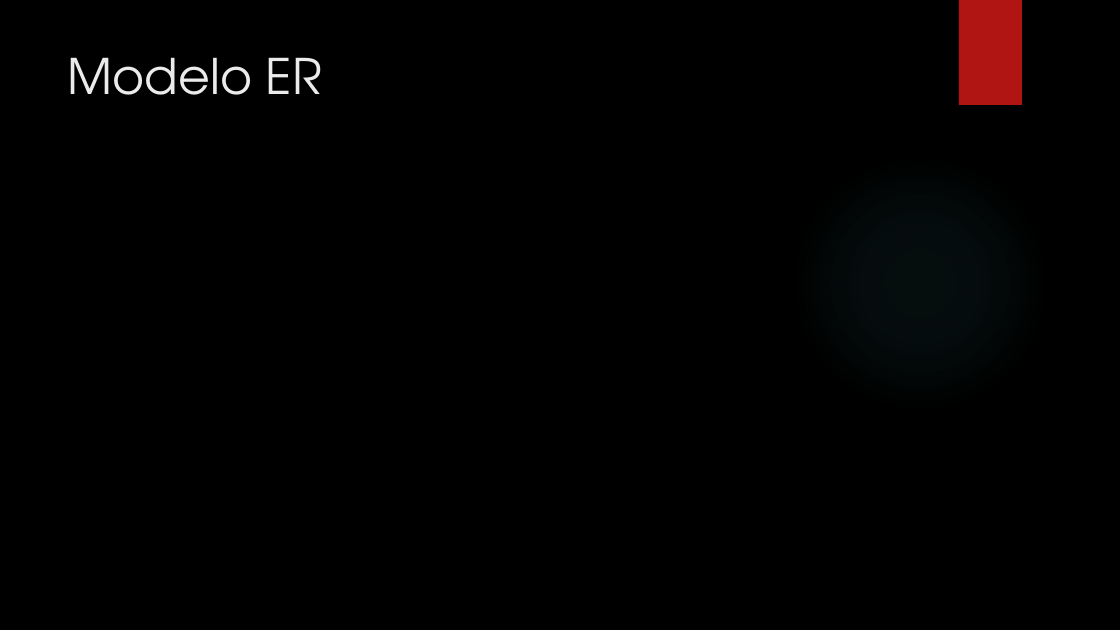
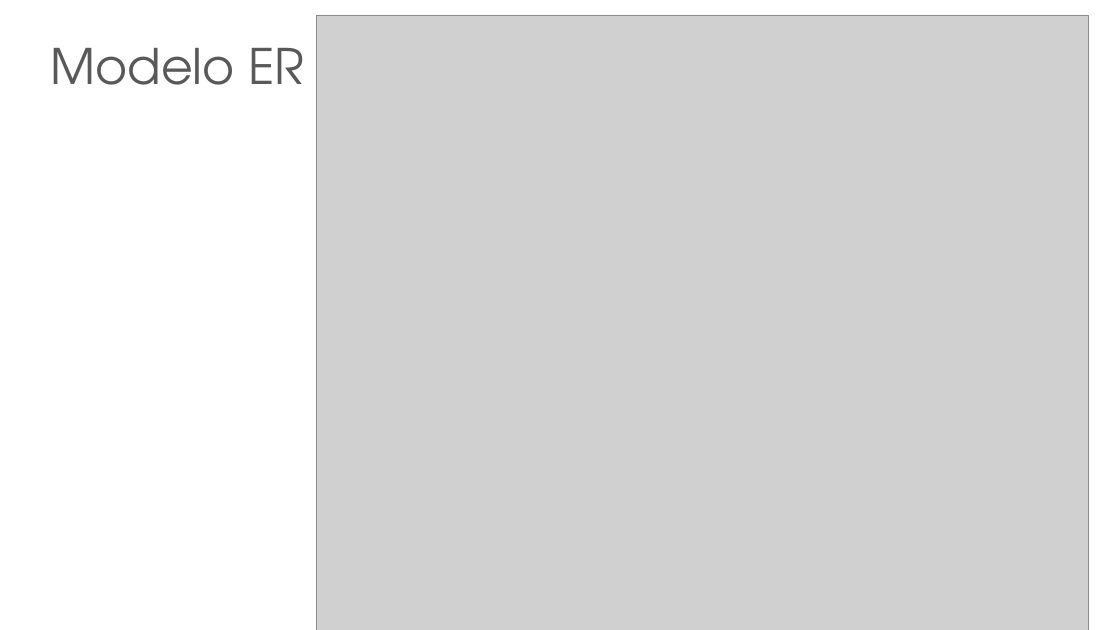
Before and after one commit to ArthurLDS/crescer-2016-2, a slide deck: slide 6 of src/modulo-02-SQLServer/HelpDesk/Trabalho CWI HelpDesk.pptx. Drawn at 1120x630 pixels with LibreOffice and Linux fonts; fonts in the diff are those of the drawing; grey boxes stand for pictures; background and template pictures are left out. Boxes give left, top, right and bottom in pixels: in the first picture for what was removed or moved away, otherwise in the second. Text is boxed around its words. In the diff, an @@ line names an element or a change of style, - is before the commit and + after.

Commit message:
feat(HelpDesk): novo slide

```diff
--- a/src/modulo-02-SQLServer/HelpDesk/Trabalho CWI HelpDesk.pptx
+++ b/src/modulo-02-SQLServer/HelpDesk/Trabalho CWI HelpDesk.pptx
@@ rectangle added at bbox=[0, 0, 1120, 630], fill #FFFFFF, outline #FFFFFF 1.5 pt @@
@@ picture added at bbox=[317, 15, 1089, 630] @@
@@ title "Modelo ER": place and size @@
-title "Modelo ER" at bbox=[68, 57, 322, 95]
+title "Modelo ER" at bbox=[50, 48, 304, 85]
@@ title "Modelo ER" at bbox=[50, 48, 304, 85]: text colour #EBEBEB to #595959 @@
@@ ellipse removed at bbox=[791, 154, 1049, 413] @@
```
